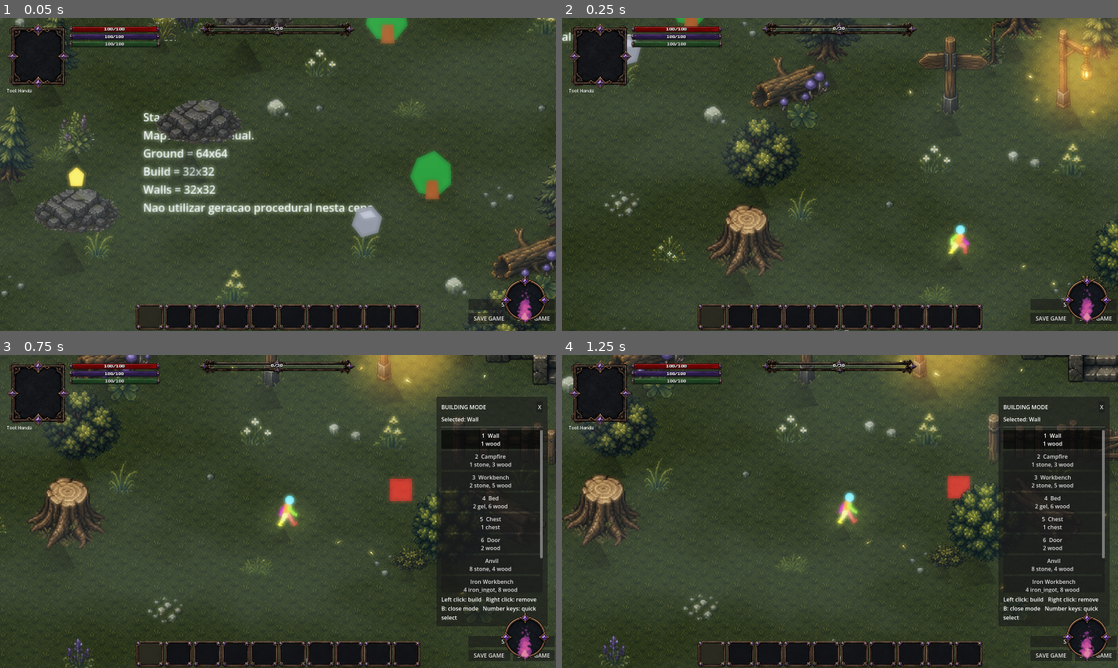
Above: before the commit, frames 1-4 (two rows, left to right).
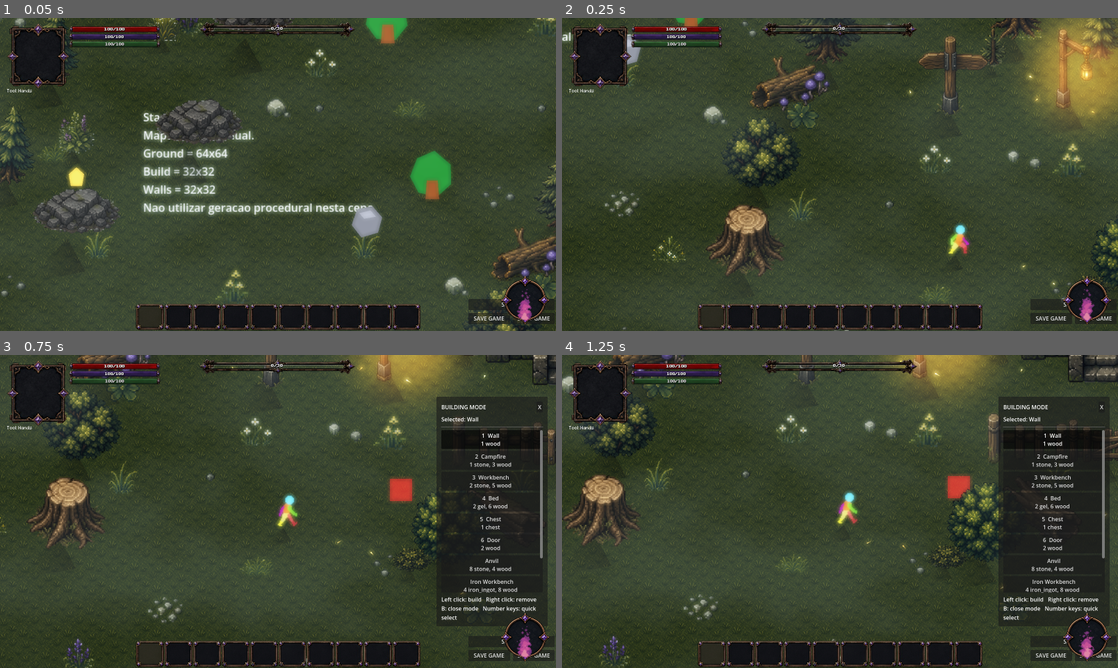
Above: after the commit, the same moments.

Repository: ramonsamagaio/Oathwake-Main
Game: Godot game, scene res://scenes/game/Game.tscn
The game is run twice, just before and just after one commit, with the same random seed, the same clock (stepped at 60 frames per second) and the same inputs. This scene is started directly instead of the project's main scene.
Inputs (mouse positions are in pixels of both pictures, inside the frame that each line leads up to):
- Up to frame 1 (0.05 s): no input
- Up to frame 2 (0.25 s): no input
- Up to frame 3 (0.75 s): tap Enter at 0.5 s; move the mouse to (400, 495) at 0.52 s; hold D from 0.53 s (still down); tap B at 0.6 s; click (400, 495) at 0.67 s
- Up to frame 4 (1.25 s): keep holding D; tap Space at 0.77 s

Frame 1 is identical in both runs. In frame 2, 0.2% of the frame differs, in the area x 69-74%, y 69-76%; in frame 3, 0.2%; in frame 4, 0.2%.
Error before the commit: Parse Error: Could not resolve class "res://scripts/enemies/EnemyBaseEnhanced.gd". (res://scripts/enemies/GenericMonster.gd:2)

Commit message:
Fix monster parsing and player point light

Diff:
--- a/scenes/Player.tscn
+++ b/scenes/Player.tscn
@@ -30,7 +30,7 @@
 
 [node name="NightLight" parent="." unique_id=163870048 instance=ExtResource("3_player_light")]
 position = Vector2(0, 6)
-visual_enabled = true
+visual_enabled = false
 glow_color = Color(0.62, 0.76, 1, 1)
 intensity = 0.48
 alpha = 0.34
--- a/scripts/enemies/EnemyBase.gd
+++ b/scripts/enemies/EnemyBase.gd
@@ -392,7 +392,7 @@
 		animation_name = state_name
 	if not _monster_animator.has_animation(animation_name):
 		return 0.0
-	var duration := _monster_animator.get_animation_duration(animation_name)
+	var duration: float = float(_monster_animator.get_animation_duration(animation_name))
 	forced_animation_time = maxf(forced_animation_time, duration)
 	_monster_animator.play_state(state_name, facing_direction)
 	return duration
--- a/scripts/enemies/MonsterAnimator.gd
+++ b/scripts/enemies/MonsterAnimator.gd
@@ -21,7 +21,7 @@
 		_sprite_frames = _sprite.sprite_frames
 		_uses_scene_sprite = true
 	else:
-			_build_sprite_frames(animations_data)
+		_build_sprite_frames(animations_data)
 		_uses_scene_sprite = false
 	_apply_visual_config(monster_data)
 	_set_fallback_visible(_sprite_frames == null or _sprite_frames.get_animation_names().is_empty())
--- a/scripts/test/BuildCraftMonsterValidator.gd
+++ b/scripts/test/BuildCraftMonsterValidator.gd
@@ -41,7 +41,10 @@
 	root.add_child(player)
 	await process_frame
 	var light := player.get_node_or_null("NightLight")
-	if light == null or not bool(light.get("visual_enabled")): failures.append("Player small light is disabled")
+	if light == null or not bool(light.get("use_point_light")) or float(light.get("point_light_energy")) <= 0.0:
+		failures.append("Player small point light is disabled")
+	elif bool(light.get("visual_enabled")):
+		failures.append("Player light must not draw a visible aura sprite")
 
 	var campfire := BUILDING_SCENE.instantiate()
 	root.add_child(campfire)
@@ -61,7 +64,7 @@
 	if collision.disabled: failures.append("Closed door collision remains disabled")
 
 	for scene in [SLIME_SCENE, SKELETON_SCENE]:
-		var monster := scene.instantiate()
+		var monster: Node = scene.instantiate()
 		root.add_child(monster)
 		await process_frame
 		var sprite := monster.get_node_or_null("AnimatedSprite2D") as AnimatedSprite2D
